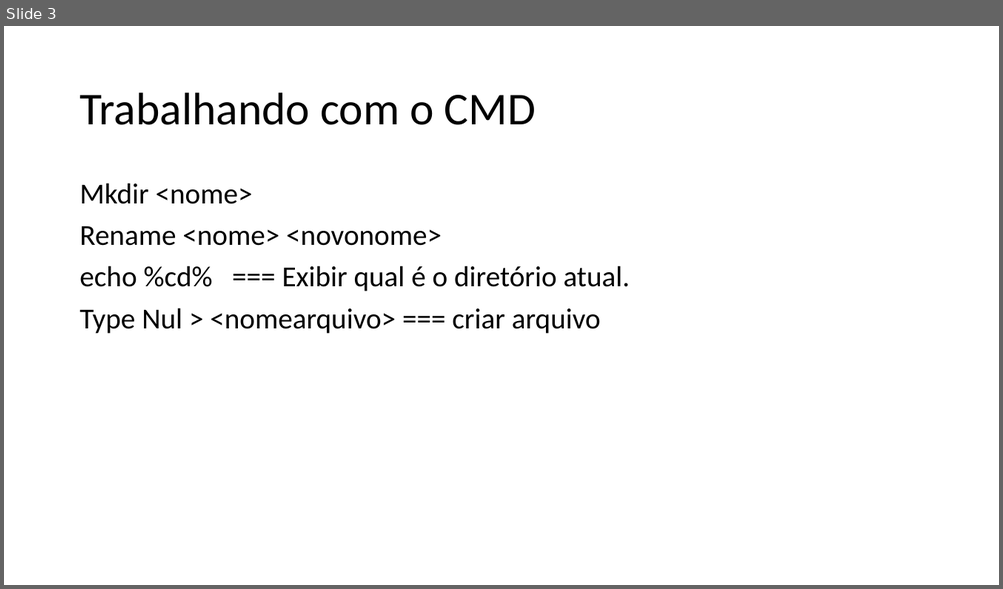
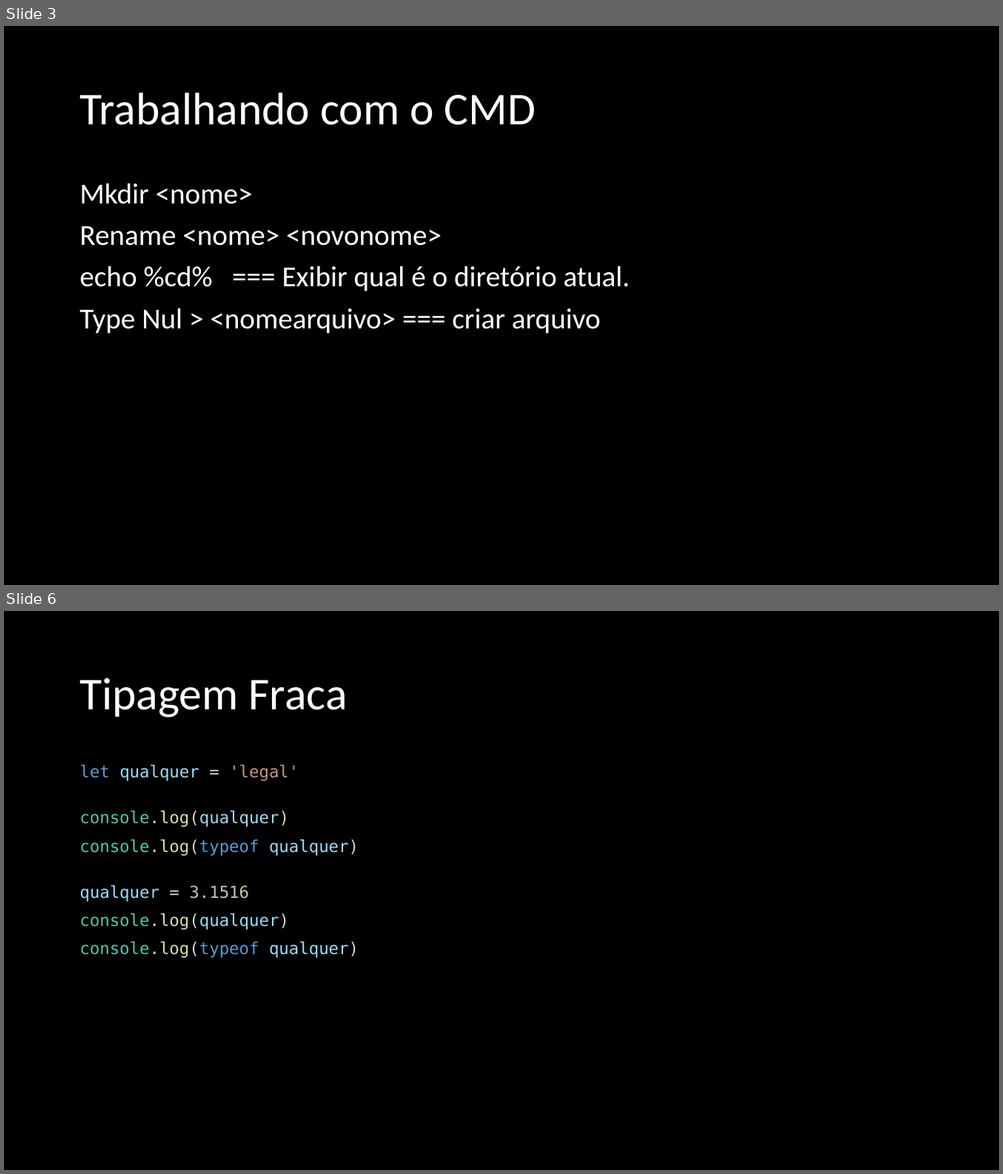
Before and after one commit to cesarfois/Curso_Udemy_Web_JS_COD3R, a slide deck: COD3R.pptx. Shown one above the other, each under a label of ours: slide 3 before the commit, slides 3 and 6 after it; the slides between them are not shown. The pictures are 1003x589 and 1003x1174 pixels, drawn with LibreOffice and Linux fonts; fonts in the diff are those of the drawing. Boxes give left, top, right and bottom in pixels: in the first picture for what was removed or moved away, otherwise in the second. Text is boxed around its words. In the diff, an @@ line names an element or a change of style, - is before the commit and + after.

```diff
--- a/COD3R.pptx
+++ b/COD3R.pptx
@@ slide 6 added at box(4, 611, 999, 1170), background #000000 @@
@@ title added at box(79, 678, 347, 718), 44 pt, text #FFFFFF @@
+Tipagem Fraca
@@ text added at box(79, 765, 358, 958), 16 pt, text #9CDCFE @@
+let qualquer = 'legal'
+console.log(qualquer)
+console.log(typeof qualquer)
+qualquer = 3.1516
+console.log(qualquer)
+console.log(typeof qualquer)
@@ slide 3 changed as well @@
@@ background #FFFFFF to #000000 @@
@@ title "Trabalhando com o CMD" at box(79, 93, 535, 125): text colour #000000 to #FFFFFF @@
@@ text "Mkdir <nome>" at box(79, 183, 630, 334): text colour #000000 to #FFFFFF @@
```
Also in this commit, not shown: 2 other slides changed, 23 other slides added, 37 other files.
